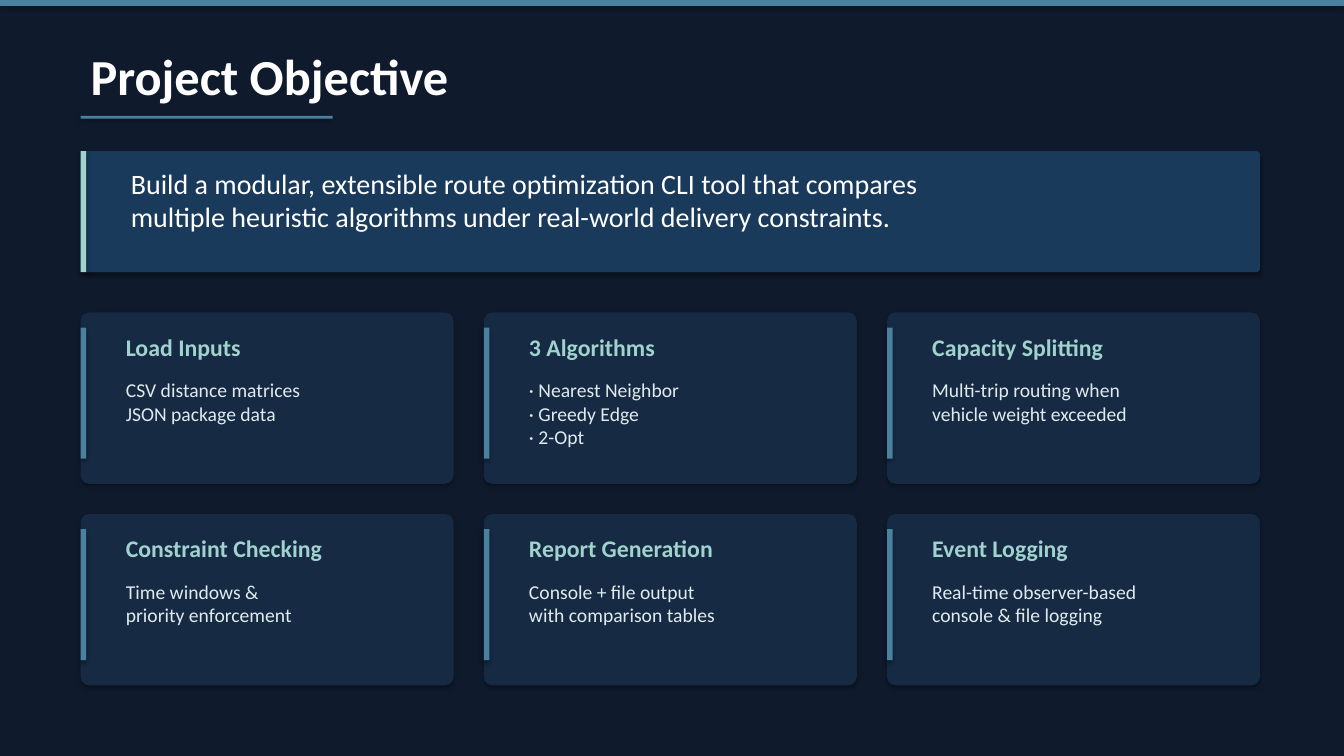
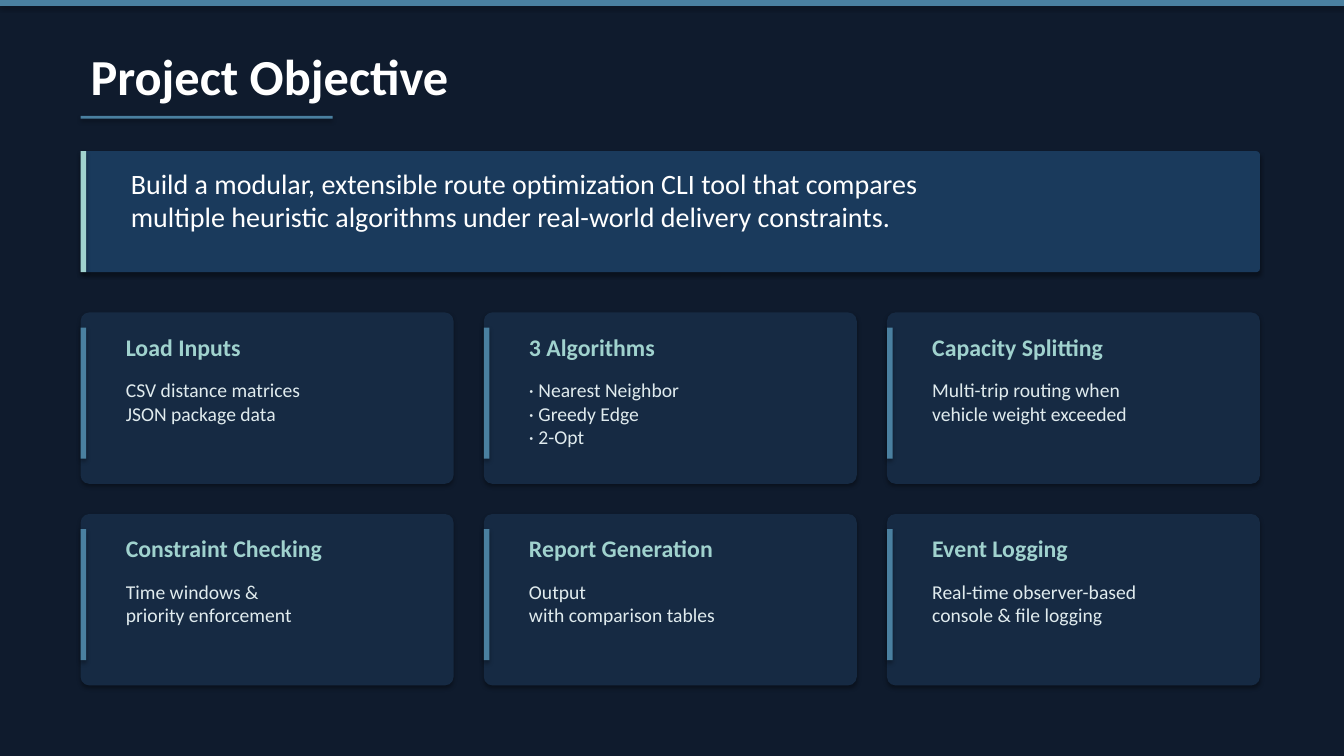
Before and after one commit to lessoff/LastMile, a slide deck: slide 4 of CS3342_Presentation.pptx. Drawn at 1344x756 pixels with LibreOffice and Linux fonts; fonts in the diff are those of the drawing. Boxes give left, top, right and bottom in pixels: in the first picture for what was removed or moved away, otherwise in the second. Text is boxed around its words. In the diff, an @@ line names an element or a change of style, - is before the commit and + after.

```diff
--- a/CS3342_Presentation.pptx
+++ b/CS3342_Presentation.pptx
@@ text at (529, 586, 715, 625): text changed @@
-Console + file output
-with comparison tables
+Output
+with comparison tables
```
Also in this commit, not shown: 3 other slides changed, 1 other file.
